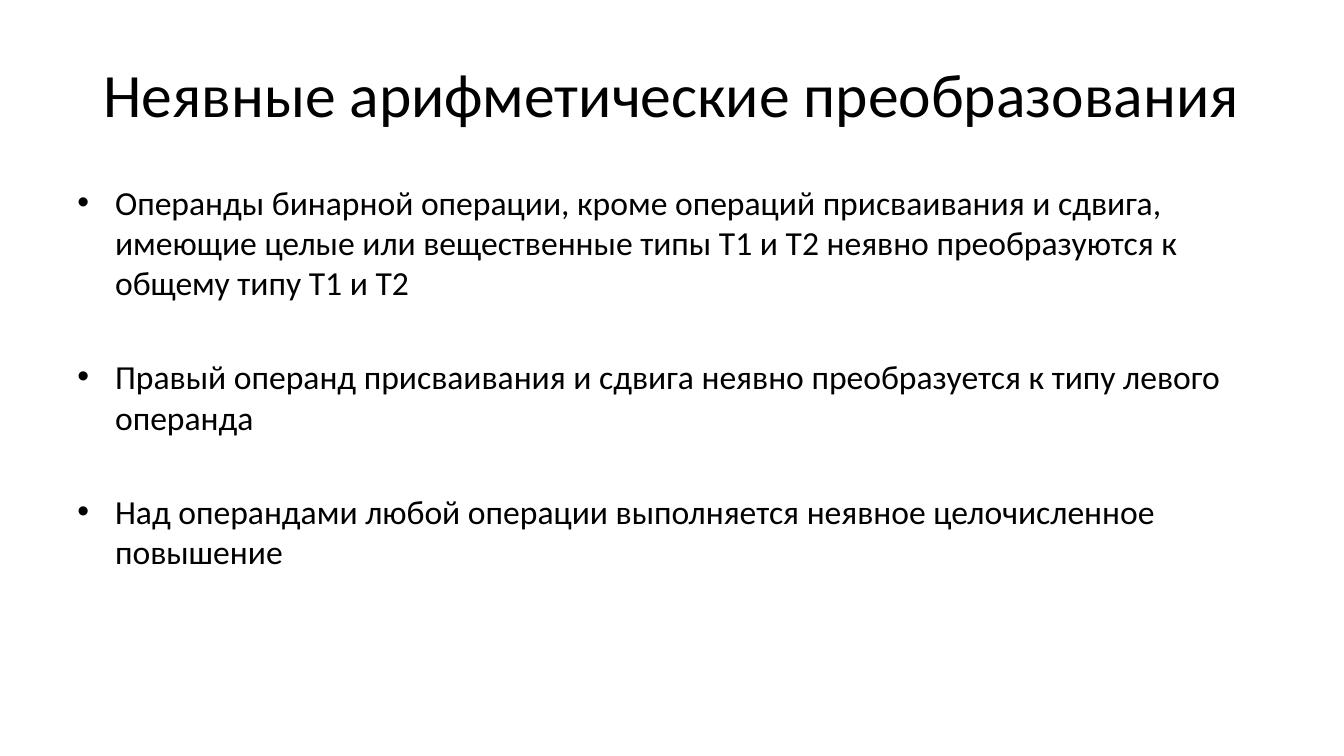
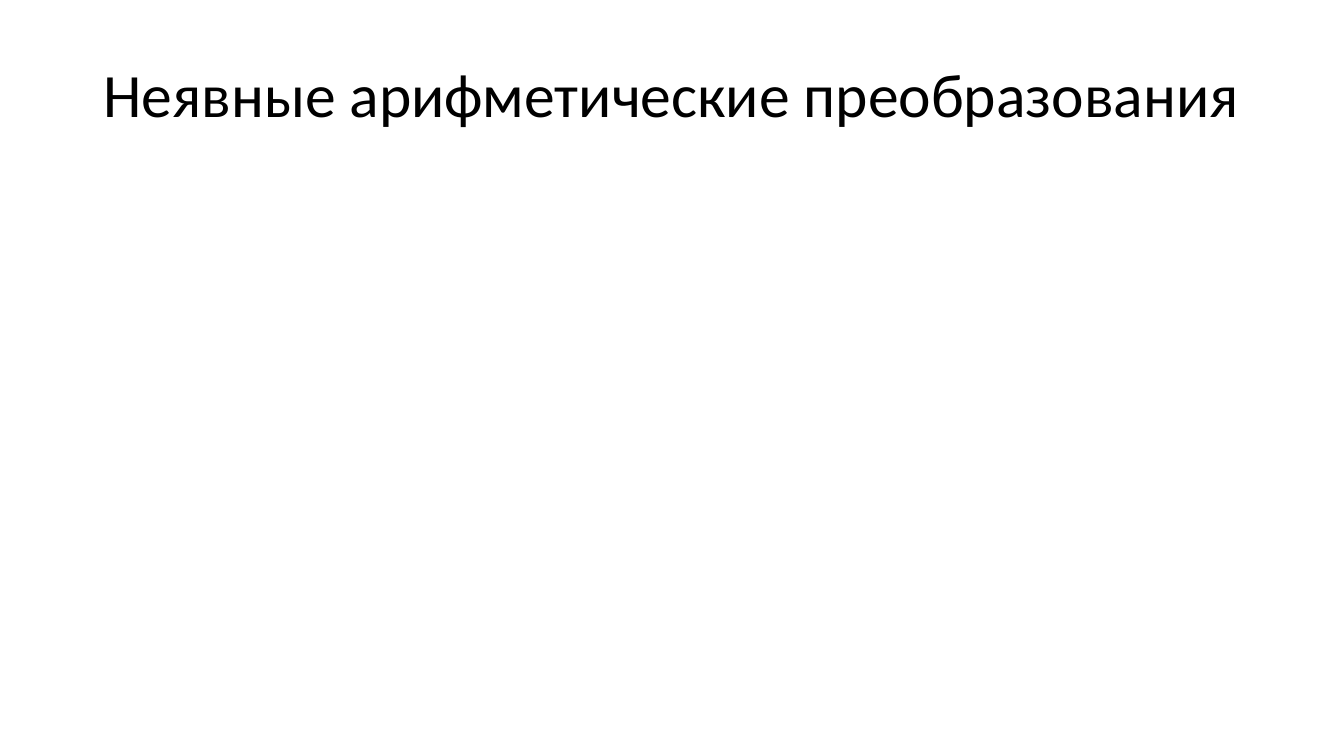
Before and after one commit to Evgueni-Petrov-aka-espetrov/Algorithms-and-Programming-in-C-pptx, a slide deck: slide 24 of 03.75 Преобразования типов.pptx (slide 18 before the commit). Drawn at 1344x756 pixels with LibreOffice and Linux fonts; fonts in the diff are those of the drawing. Boxes give left, top, right and bottom in pixels: in the first picture for what was removed or moved away, otherwise in the second. Text is boxed around its words. In the diff, an @@ line names an element or a change of style, - is before the commit and + after.

```diff
--- a/03.75 Преобразования типов.pptx
+++ b/03.75 Преобразования типов.pptx
@@ text removed at bbox=[115, 192, 1220, 565] @@
-• Операнды бинарной операции, кроме операций присваивания и сдвига, имеющие целые или вещественные типы Т1 и Т2 неявно преобразуются к общему типу Т1 и Т2
-• Правый операнд присваивания и сдвига неявно преобразуется к типу левого операнда
-• Над операндами любой операции выполняется неявное целочисленное повышение
```
Also in this commit, not shown: 3 other slides changed, 24 slides added.
